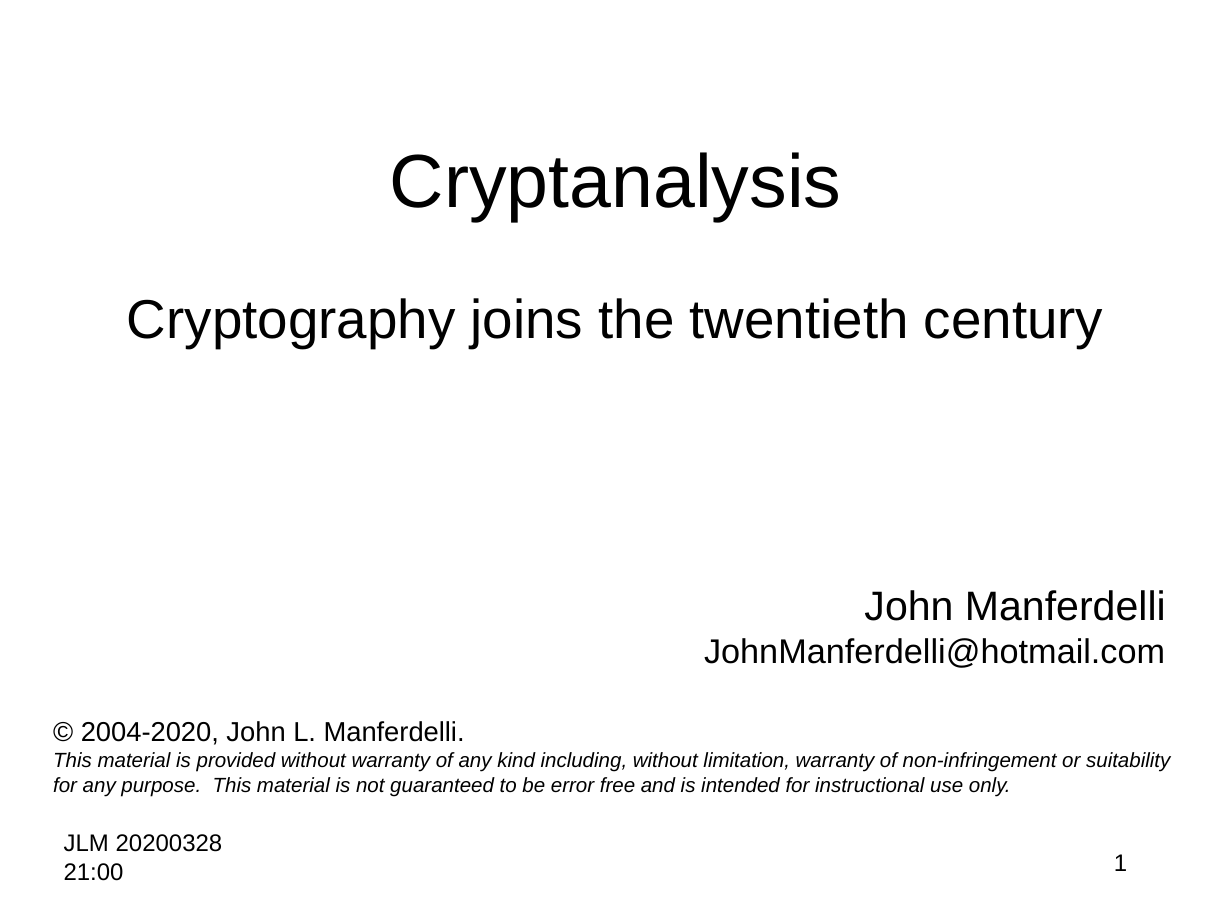
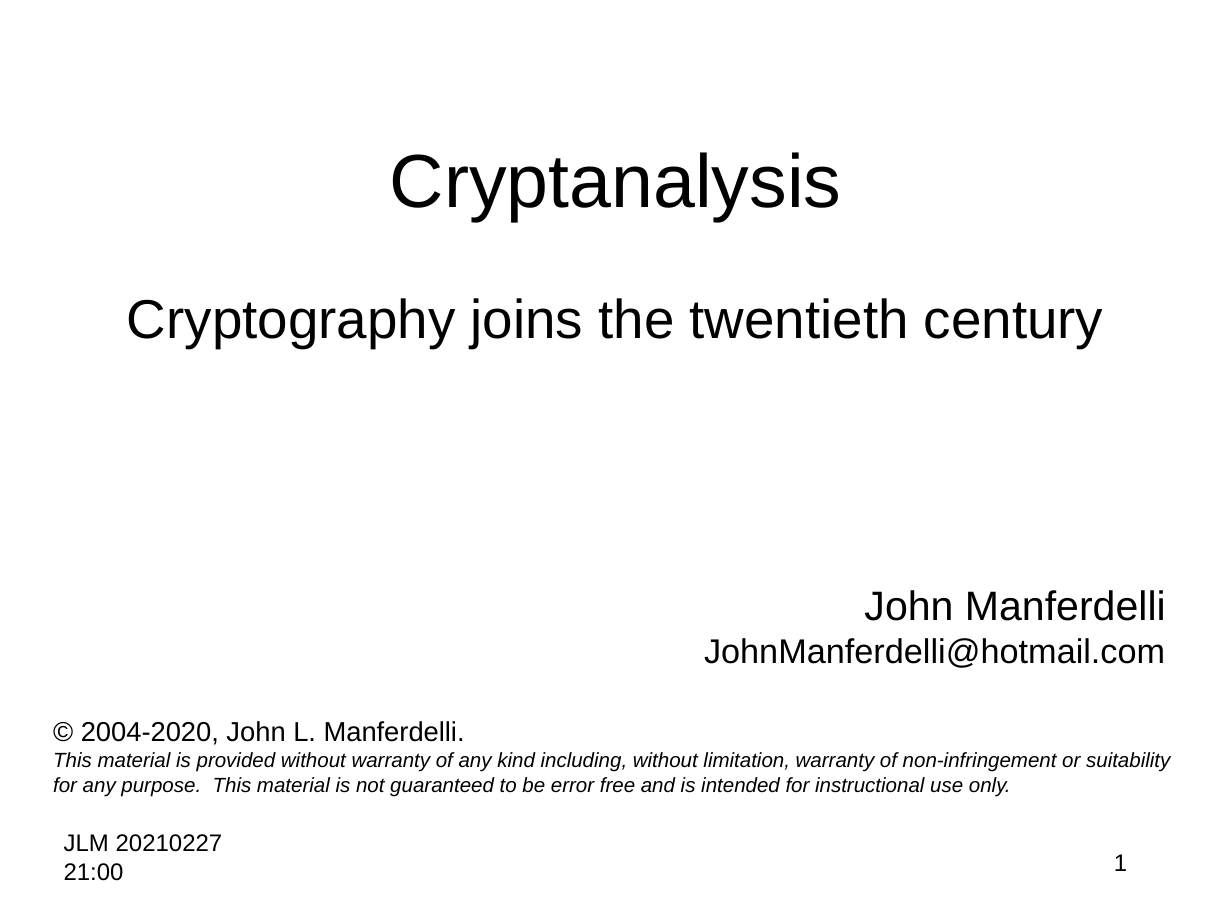
Before and after one commit to jlmucb/class_notes, a slide deck: slide 1 of BerkeleyClass/CS290Spring2013/Lectures/Cryptoclass2.pptx. Drawn at 1232x924 pixels with LibreOffice and Linux fonts; fonts in the diff are those of the drawing. Boxes give left, top, right and bottom in pixels: in the first picture for what was removed or moved away, otherwise in the second. Text is boxed around its words. In the diff, an @@ line names an element or a change of style, - is before the commit and + after.

```diff
--- a/BerkeleyClass/CS290Spring2013/Lectures/Cryptoclass2.pptx
+++ b/BerkeleyClass/CS290Spring2013/Lectures/Cryptoclass2.pptx
@@ text at (64,834,223,881): text changed @@
-JLM 20200328 21:00
+JLM 20210227 21:00
```
Also in this commit, not shown: 6 slides added, 1 slide removed, 1 other file.
